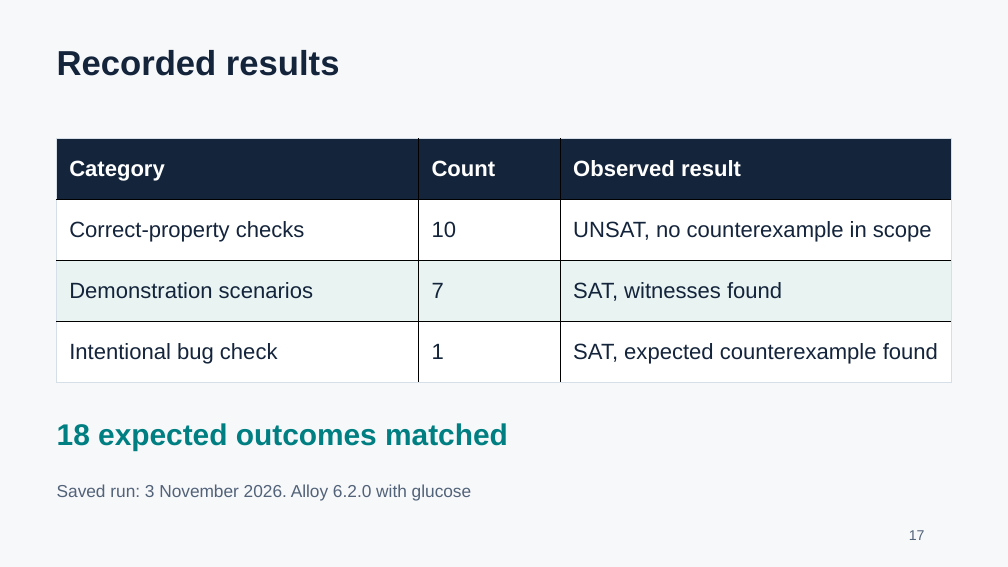
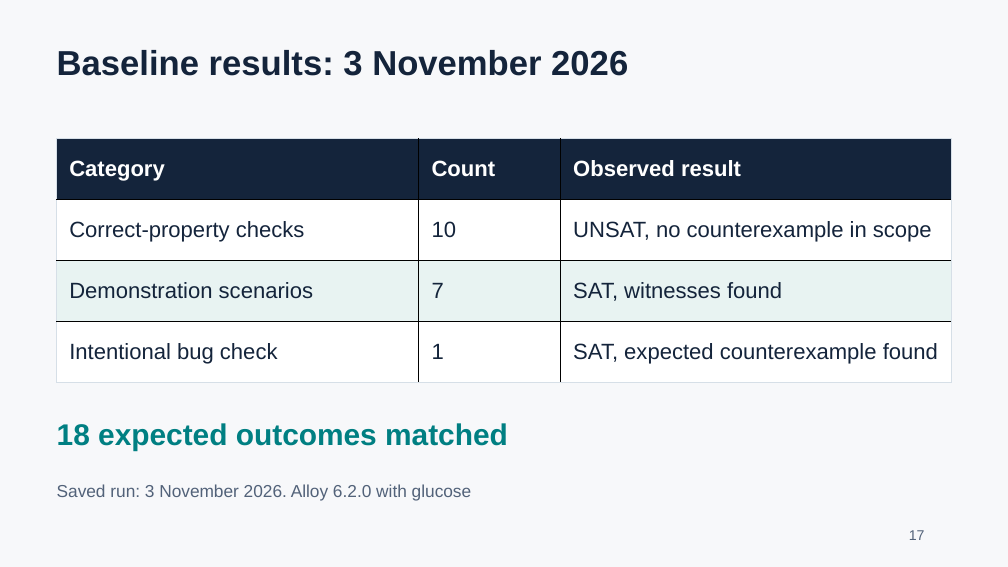
Before and after one commit to adity1234567/formal-methods-and-agent-research, a slide deck: slide 17 of output/presentation/telecommunications_pipeline.pptx. Drawn at 1008x567 pixels with LibreOffice and Linux fonts; fonts in the diff are those of the drawing. Boxes give left, top, right and bottom in pixels: in the first picture for what was removed or moved away, otherwise in the second. Text is boxed around its words. In the diff, an @@ line names an element or a change of style, - is before the commit and + after.

Commit message:
Update presentation with measured network scaling results

```diff
--- a/output/presentation/telecommunications_pipeline.pptx
+++ b/output/presentation/telecommunications_pipeline.pptx
@@ text at (57,50,628,76): text changed @@
-Recorded results
+Baseline results: 3 November 2026
```
Also in this commit, not shown: 5 other slides changed, 1 slide added.
